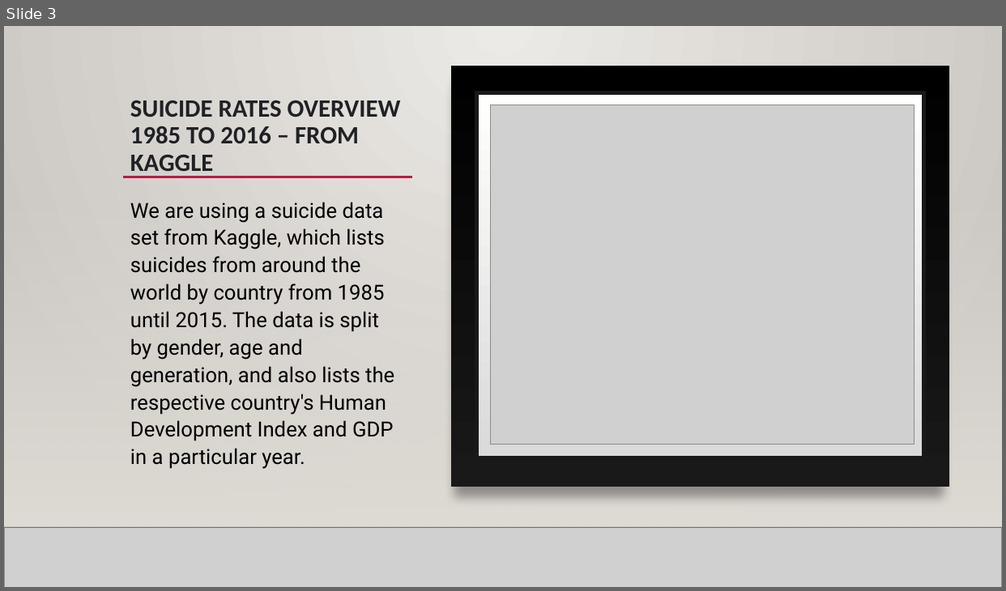
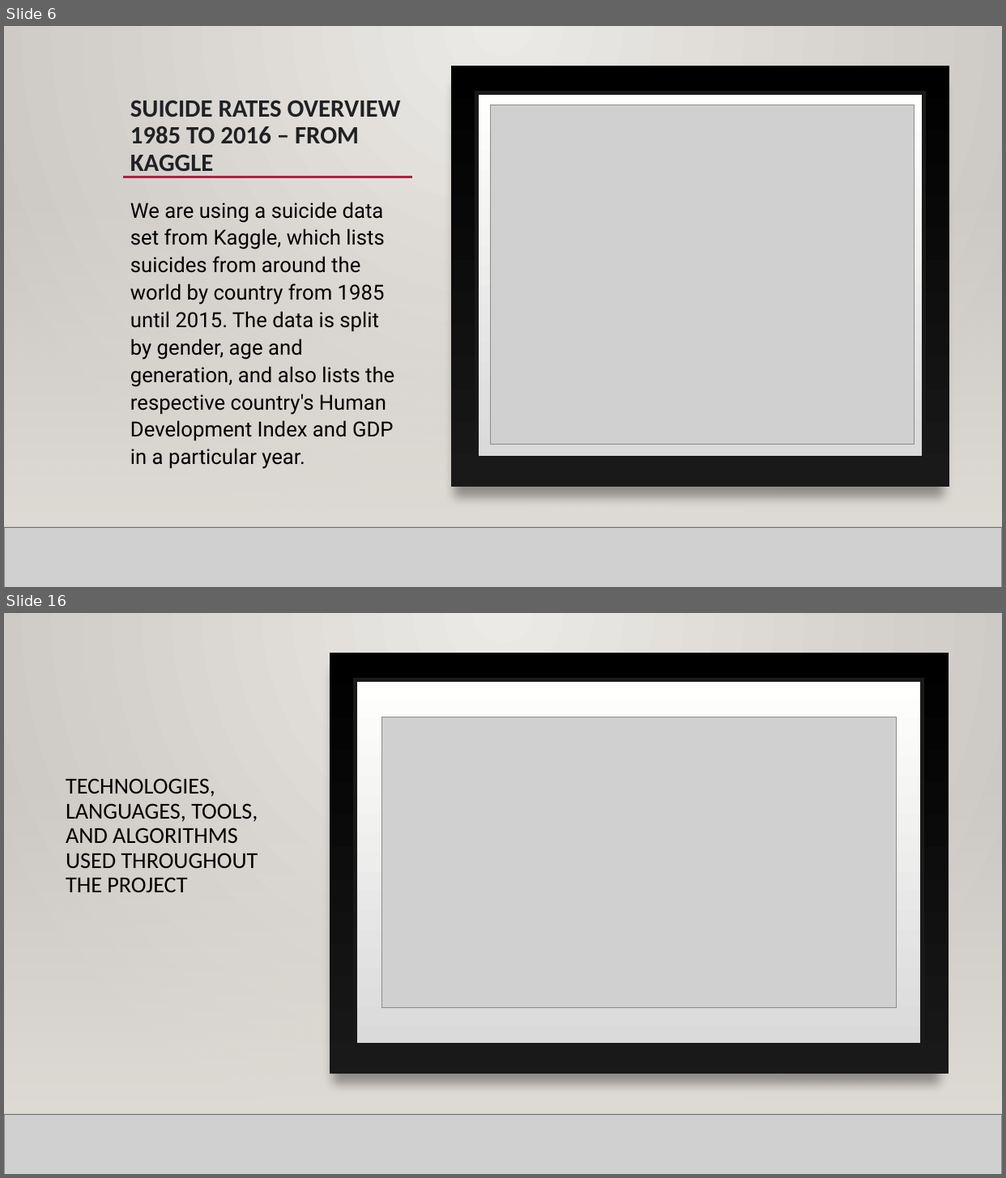
Before and after one commit to NensiH/Social_media_impact, a slide deck: Presentation/Social Media Impact_final_ppt.pptx. Shown one above the other, each under a label of ours: slide 3 before the commit, slides 6 and 16 after it; the slides between them are not shown. The pictures are 1006x591 and 1006x1178 pixels, drawn with LibreOffice and Linux fonts; fonts in the diff are those of the drawing; grey boxes stand for pictures; background and template pictures are left out. Boxes give left, top, right and bottom in pixels: in the first picture for what was removed or moved away, otherwise in the second. Text is boxed around its words. In the diff, an @@ line names an element or a change of style, - is before the commit and + after.

```diff
--- a/Presentation/Social Media Impact_final_ppt.pptx
+++ b/Presentation/Social Media Impact_final_ppt.pptx
@@ slide 16 added at (4,613,1002,1174), background gradient #ECEAE7 to #CAC7C1; not listed: 2 template elements that a slide beside it also shows @@
@@ rectangle added at (4,613,1002,1174), fill gradient #ECEAE7 to #CAC7C1 @@
@@ rectangle added at (330,653,948,1074), fill gradient #000001 to #191919 @@
@@ rectangle added at (355,679,923,1045), fill gradient #DADADA to #FFFFFE, outline #191919 4 pt @@
@@ picture added at (382,717,897,1007) @@
@@ rectangle added at (4,778,1002,1114), fill gradient #DFDBD5 @@
@@ rectangle added at (4,778,1002,1114), fill gradient #DFDBD5 @@
@@ title added at (66,778,258,892), 22 pt, text #000000 @@
+TECHNOLOGIES, LANGUAGES, TOOLS, AND ALGORITHMS USED THROUGHOUT THE PROJECT
@@ line added from (123, 764) to (910, 764), #B71E42 2.5 pt @@
@@ line added from (4, 1114) to (1002, 1114), #000001 1 pt @@
@@ picture added at (4,1114,1002,1174) @@
@@ line added from (4, 1114) to (1002, 1114), #000001 1 pt @@
@@ what was slide 3 is now slide 6 @@
```
Also in this commit, not shown: 5 slides changed, 12 other slides added, 1 other file.
